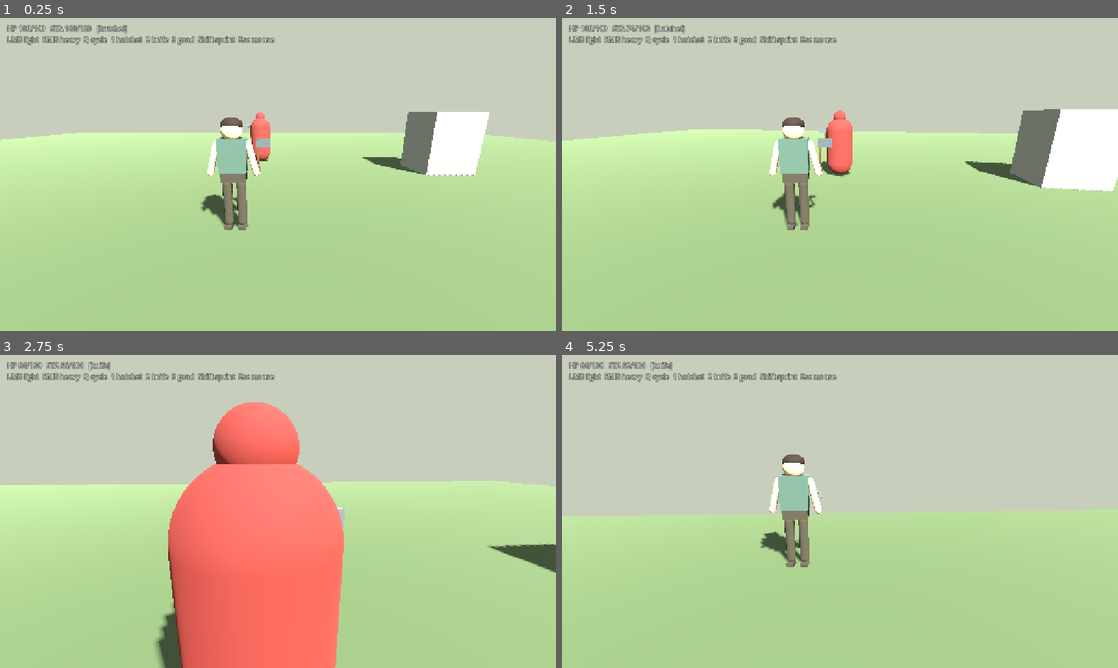
Above: before the commit, frames 1-4 (two rows, left to right).
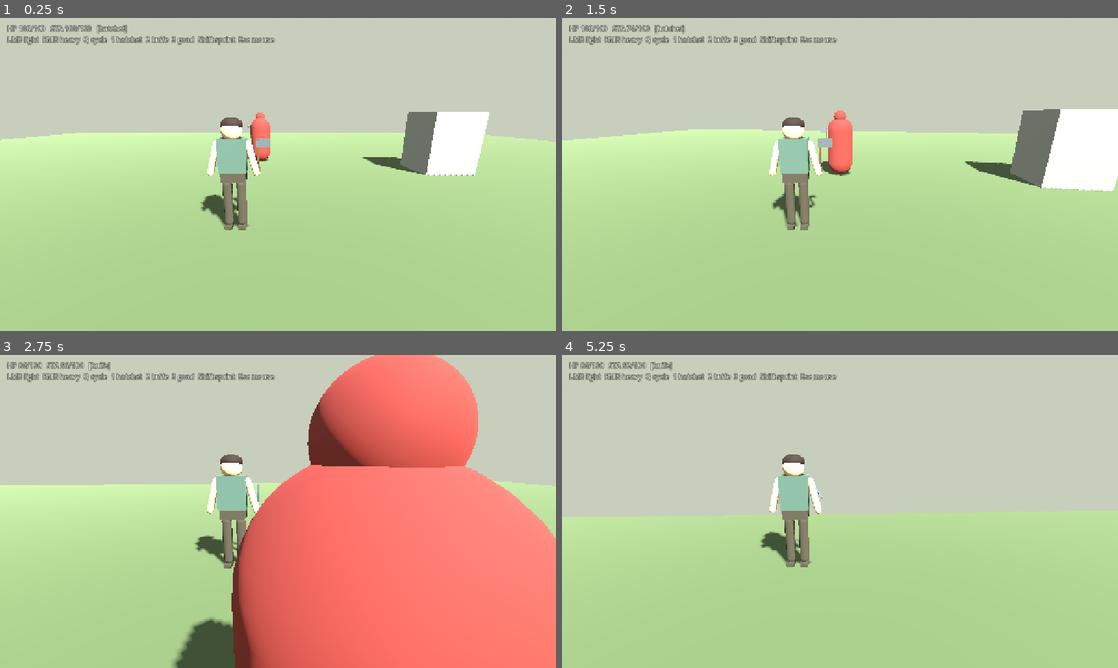
Above: after the commit, the same moments.

Repository: fortins4/devPlayground
Game: Godot game, scene res://scenes/main/main.tscn
Two runs of this game, one before a commit and one after it. Both use one fixed random seed, a clock stepped at 60 frames per second and the inputs below.
Inputs (mouse positions are in pixels of both pictures, inside the frame that each line leads up to):
- Up to frame 1 (0.25 s): no input
- Up to frame 2 (1.5 s): tap Enter at 0.5 s; move the mouse to (867, 174) at 0.52 s; hold Right mouse button (attack_heavy) 0.53-1.28 s; hold W (move_forward) from 0.53 s (still down); click (867, 174) at 0.67 s; tap Space (jump) at 0.77 s; move the mouse to (812, 174) at 1.27 s; click (812, 174) at 1.35 s
- Up to frame 3 (2.75 s): keep holding W (move_forward); tap Space (jump) at 1.52 s; move the mouse to (289, 505) at 2.02 s; hold Q (cycle_weapon) from 2.03 s (still down)
- Up to frame 4 (5.25 s): keep holding W (move_forward); move the mouse to (834, 517) at 2.77 s; release Q (cycle_weapon) at 2.78 s; tap Shift (sprint) at 2.85 s; click (834, 517) at 2.92 s; tap Space (jump) at 3.02, 3.77, 4.52 s; move the mouse to (878, 514) at 3.52 s; hold 3 (weapon_goad) 3.53-4.28 s; move the mouse to (795, 508) at 4.27 s; tap 1 (weapon_hatchet) at 4.35 s; move the mouse to (845, 511) at 5.02 s; hold 2 (weapon_knife) from 5.03 s (still down); click (845, 511) at 5.17 s

The runs differ from the first frame. In frame 1, less than 0.1% of the frame differs, in the area x 44-49%, y 32-46%; in frame 2, less than 0.1%; in frame 3, 50%, in the area x 15-100%, y 0-100%; in frame 4, 0.5%.

Commit message:
feat(combat): hit feedback polish + dummy telegraph counters
Add readable greybox hit confirm (hurt flash, knockback impulse,
floating damage numbers, brief hit-stop) via CombatSystem signals.
Player gets a light screen punch on connect/hurt. Dummy no longer
pure punching bag: telegraphs swings (! / ... + tint), weakly
counters on hit, and staggers if interrupted during telegraph.

Diff:
--- a/scripts/characters/npcs/dummy_fighter.gd
+++ b/scripts/characters/npcs/dummy_fighter.gd
@@ -1,26 +1,46 @@
 extends CharacterBody3D
-## Greybox dummy: faces the player, takes hits, weakly counters when close.
-
-const MOVE_SPEED := 1.6
+## Greybox dummy: faces the player, telegraphs swings, and weakly counters on hit.
+
+const MOVE_SPEED := 1.55
 const AGGRO_RANGE := 12.0
-const ATTACK_RANGE := 1.8
-const ATTACK_COOLDOWN := 1.6
+const ATTACK_RANGE := 1.85
+const ATTACK_COOLDOWN := 2.05
+const COUNTER_COOLDOWN := 2.35
+const TELEGRAPH_TIME := 0.48
+const COUNTER_TELEGRAPH_TIME := 0.38
+const STAGGER_TIME := 0.35
+
+enum State { IDLE, CHASE, TELEGRAPH, RECOVER, STAGGER }
 
 @onready var combat: CombatSystem = $CombatSystem
 @onready var visual: Node3D = $Visual
+@onready var weapon_visual: Node3D = $WeaponVisual
 
 var _player: Node3D
 var _gravity: float = ProjectSettings.get_setting("physics/3d/default_gravity")
-var _attack_cd: float = 1.0
+var _attack_cd: float = 1.2
+var _counter_cd: float = 0.0
 var _death_timer: float = -1.0
+var _state: State = State.IDLE
+var _state_time: float = 0.0
+var _pending_attack_kind: StringName = &"light"
+var _is_counter: bool = false
+var _weapon_rest: Transform3D
+var _telegraph_meshes: Array[MeshInstance3D] = []
+var _warn_label: Label3D
 
 
 func _ready() -> void:
+	if weapon_visual:
+		_weapon_rest = weapon_visual.transform
 	if combat:
 		combat.team = 1
 		combat.starting_weapon = CombatSystem.Weapon.HATCHET
 		combat.set_weapon(CombatSystem.Weapon.HATCHET)
 		combat.died.connect(_on_died)
+		combat.damage_taken.connect(_on_damage_taken)
+		combat.attack_performed.connect(_on_attack_performed)
+	_ensure_warn_label()
 	_find_player()
 
 
@@ -35,8 +55,18 @@
 	if not is_on_floor():
 		velocity.y -= _gravity * delta
 
+	if combat:
+		var kb: Vector3 = combat.consume_knockback()
+		velocity.x += kb.x
+		velocity.z += kb.z
+		velocity.y += kb.y
+
+	_attack_cd = maxf(0.0, _attack_cd - delta)
+	_counter_cd = maxf(0.0, _counter_cd - delta)
+
 	if _player == null or not is_instance_valid(_player):
 		_find_player()
+		_set_state(State.IDLE)
 		velocity.x = move_toward(velocity.x, 0.0, MOVE_SPEED)
 		velocity.z = move_toward(velocity.z, 0.0, MOVE_SPEED)
 		move_and_slide()
@@ -45,29 +75,184 @@
 	var to_player := _player.global_position - global_position
 	to_player.y = 0.0
 	var dist := to_player.length()
+	var dir := to_player.normalized() if dist > 0.05 else Vector3.FORWARD
 
 	if dist < AGGRO_RANGE and dist > 0.05:
-		var dir := to_player.normalized()
-		# Face player
 		var target_yaw := atan2(-dir.x, -dir.z)
-		rotation.y = lerp_angle(rotation.y, target_yaw, 6.0 * delta)
-
-		if combat and combat.can_move() and dist > ATTACK_RANGE * 0.85:
-			velocity.x = dir.x * MOVE_SPEED
-			velocity.z = dir.z * MOVE_SPEED
-		else:
+		var turn_rate := 8.0 if _state == State.TELEGRAPH else 6.0
+		rotation.y = lerp_angle(rotation.y, target_yaw, turn_rate * delta)
+
+	_state_time += delta
+	match _state:
+		State.STAGGER:
+			velocity.x = move_toward(velocity.x, 0.0, MOVE_SPEED * 6.0 * delta)
+			velocity.z = move_toward(velocity.z, 0.0, MOVE_SPEED * 6.0 * delta)
+			if _state_time >= STAGGER_TIME:
+				_set_state(State.CHASE)
+		State.TELEGRAPH:
+			velocity.x = move_toward(velocity.x, 0.0, MOVE_SPEED * 8.0 * delta)
+			velocity.z = move_toward(velocity.z, 0.0, MOVE_SPEED * 8.0 * delta)
+			var need := COUNTER_TELEGRAPH_TIME if _is_counter else TELEGRAPH_TIME
+			if _state_time >= need:
+				_release_attack()
+		State.RECOVER:
 			velocity.x = move_toward(velocity.x, 0.0, MOVE_SPEED * 4.0 * delta)
 			velocity.z = move_toward(velocity.z, 0.0, MOVE_SPEED * 4.0 * delta)
-
-		_attack_cd = maxf(0.0, _attack_cd - delta)
-		if combat and dist <= ATTACK_RANGE and _attack_cd <= 0.0 and combat.can_move():
-			if combat.try_attack(&"light"):
-				_attack_cd = ATTACK_COOLDOWN
+			if combat == null or combat.can_move():
+				_set_state(State.CHASE)
+		State.CHASE, State.IDLE:
+			if dist >= AGGRO_RANGE:
+				_set_state(State.IDLE)
+				velocity.x = move_toward(velocity.x, 0.0, MOVE_SPEED)
+				velocity.z = move_toward(velocity.z, 0.0, MOVE_SPEED)
+			else:
+				_set_state(State.CHASE)
+				if combat and combat.can_move() and dist > ATTACK_RANGE * 0.85:
+					velocity.x = dir.x * MOVE_SPEED
+					velocity.z = dir.z * MOVE_SPEED
+				else:
+					velocity.x = move_toward(velocity.x, 0.0, MOVE_SPEED * 4.0 * delta)
+					velocity.z = move_toward(velocity.z, 0.0, MOVE_SPEED * 4.0 * delta)
+				# Opportunistic (non-counter) swing — readable telegraph first.
+				if (
+					combat
+					and dist <= ATTACK_RANGE
+					and _attack_cd <= 0.0
+					and combat.can_move()
+					and _state != State.TELEGRAPH
+				):
+					_begin_telegraph(&"light", false)
+
+	move_and_slide()
+
+
+func _begin_telegraph(kind: StringName, is_counter: bool) -> void:
+	if combat == null or combat.is_dead or combat.is_attacking:
+		return
+	if _state == State.TELEGRAPH or _state == State.STAGGER:
+		return
+	_pending_attack_kind = kind
+	_is_counter = is_counter
+	_set_state(State.TELEGRAPH)
+	_show_telegraph_visual(true, is_counter)
+	# Cock weapon into windup pose so the swing is readable in greybox.
+	if weapon_visual and combat:
+		var poses: Dictionary = combat.call("_swing_poses", kind)
+		weapon_visual.rotation_degrees = poses["windup_rot"]
+		weapon_visual.position = poses["windup_pos"]
+
+
+func _release_attack() -> void:
+	_show_telegraph_visual(false, false)
+	if combat == null or combat.is_dead:
+		_set_state(State.CHASE)
+		return
+	# Let CombatSystem drive the actual Tween swing + hitbox.
+	if weapon_visual:
+		weapon_visual.transform = _weapon_rest
+	var ok: bool = combat.try_attack(_pending_attack_kind)
+	if ok:
+		_attack_cd = ATTACK_COOLDOWN
+		if _is_counter:
+			_counter_cd = COUNTER_COOLDOWN
+		_set_state(State.RECOVER)
 	else:
-		velocity.x = move_toward(velocity.x, 0.0, MOVE_SPEED)
-		velocity.z = move_toward(velocity.z, 0.0, MOVE_SPEED)
-
-	move_and_slide()
+		_set_state(State.CHASE)
+	_is_counter = false
+
+
+func _on_damage_taken(_amount: float, from: Node) -> void:
+	# Hit during telegraph cancels the swing — player can interrupt by pressing.
+	if _state == State.TELEGRAPH:
+		_cancel_telegraph_stagger()
+		return
+	# Reactive weak counter if close enough and off cooldown.
+	if _counter_cd > 0.0 or combat == null or combat.is_dead:
+		return
+	if _player == null or not is_instance_valid(_player):
+		return
+	if from != null and from != _player:
+		# Only counter the player for this greybox slice.
+		pass
+	var dist := global_position.distance_to(_player.global_position)
+	if dist <= ATTACK_RANGE * 1.15 and combat.can_move() and _state != State.RECOVER:
+		# Slight delay so the hurt flash reads before the counter telegraph.
+		_counter_cd = COUNTER_COOLDOWN
+		await get_tree().create_timer(0.12).timeout
+		if not is_instance_valid(self) or combat == null or combat.is_dead:
+			return
+		if _state == State.STAGGER:
+			return
+		var still_close := global_position.distance_to(_player.global_position) <= ATTACK_RANGE * 1.25
+		if still_close and combat.can_move():
+			_begin_telegraph(&"light", true)
+
+
+func _cancel_telegraph_stagger() -> void:
+	_show_telegraph_visual(false, false)
+	if weapon_visual:
+		weapon_visual.transform = _weapon_rest
+	_is_counter = false
+	_set_state(State.STAGGER)
+	_attack_cd = maxf(_attack_cd, 0.55)
+
+
+func _on_attack_performed(_attacker: Node, _kind: StringName, _weapon: StringName) -> void:
+	# After CombatSystem starts its swing tween, stay in recover until can_move.
+	if _state != State.RECOVER:
+		_set_state(State.RECOVER)
+
+
+func _set_state(next: State) -> void:
+	if _state == next:
+		if next != State.TELEGRAPH:
+			return
+	_state = next
+	_state_time = 0.0
+
+
+func _show_telegraph_visual(on: bool, is_counter: bool) -> void:
+	if _warn_label:
+		_warn_label.visible = on
+		if on:
+			_warn_label.text = "!" if is_counter else "..."
+			_warn_label.modulate = Color(1.0, 0.55, 0.15, 1.0) if is_counter else Color(1.0, 0.9, 0.35, 1.0)
+	# Warm tint on body during telegraph so intent reads without animations.
+	if not on:
+		for mesh in _telegraph_meshes:
+			if is_instance_valid(mesh):
+				mesh.material_overlay = null
+		_telegraph_meshes.clear()
+		return
+	var tint := StandardMaterial3D.new()
+	tint.shading_mode = BaseMaterial3D.SHADING_MODE_UNSHADED
+	tint.albedo_color = Color(1.0, 0.55, 0.2, 0.55) if is_counter else Color(1.0, 0.85, 0.25, 0.4)
+	tint.transparency = BaseMaterial3D.TRANSPARENCY_ALPHA
+	_telegraph_meshes.clear()
+	if visual:
+		_gather_meshes(visual, _telegraph_meshes)
+	for mesh in _telegraph_meshes:
+		mesh.material_overlay = tint
+
+
+func _gather_meshes(node: Node, out: Array[MeshInstance3D]) -> void:
+	if node is MeshInstance3D:
+		out.append(node as MeshInstance3D)
+	for child in node.get_children():
+		_gather_meshes(child, out)
+
+
+func _ensure_warn_label() -> void:
+	_warn_label = Label3D.new()
+	_warn_label.name = "TelegraphWarn"
+	_warn_label.text = "!"
+	_warn_label.font_size = 64
+	_warn_label.billboard = BaseMaterial3D.BILLBOARD_ENABLED
+	_warn_label.no_depth_test = true
+	_warn_label.pixel_size = 0.005
+	_warn_label.position = Vector3(0.0, 2.15, 0.0)
+	_warn_label.visible = false
+	add_child(_warn_label)
 
 
 func _find_player() -> void:
@@ -75,6 +260,7 @@
 
 
 func _on_died(_victim: Node) -> void:
+	_show_telegraph_visual(false, false)
 	_death_timer = 2.2
 	collision_layer = 0
 	collision_mask = 0
--- a/scripts/characters/player/player_controller.gd
+++ b/scripts/characters/player/player_controller.gd
@@ -17,14 +17,20 @@
 var _jump_buffered: bool = false
 var _arm_base_transform: Transform3D
 var _arm_tween: Tween
+var _camera_base_pos: Vector3
+var _punch_tween: Tween
 
 
 func _ready() -> void:
 	Input.mouse_mode = Input.MOUSE_MODE_CAPTURED
 	if right_arm:
 		_arm_base_transform = right_arm.transform
+	if camera:
+		_camera_base_pos = camera.position
 	if combat:
 		combat.attack_performed.connect(_on_attack_performed)
+		combat.hit_landed.connect(_on_hit_landed)
+		combat.damage_taken.connect(_on_damage_taken)
 		combat.died.connect(_on_died)
 
 
@@ -94,6 +100,10 @@
 	velocity.x = horiz.x
 	velocity.z = horiz.z
 
+	if combat:
+		var kb: Vector3 = combat.consume_knockback()
+		velocity += kb
+
 	move_and_slide()
 	_update_arm_swing(delta)
 
@@ -154,6 +164,29 @@
 		return
 
 
+func _on_hit_landed(_attacker: Node, _target: Node, damage: float, kind: StringName) -> void:
+	# Screen punch on connecting hits (reads better with hit-stop from CombatSystem).
+	var amp := 0.055 if kind == &"heavy" else 0.03
+	amp *= clampf(damage / 14.0, 0.75, 1.4)
+	_screen_punch(amp)
+
+
+func _on_damage_taken(amount: float, _from: Node) -> void:
+	_screen_punch(0.07 if amount >= 12.0 else 0.045)
+
+
+func _screen_punch(amount: float) -> void:
+	if camera == null:
+		return
+	if _punch_tween and _punch_tween.is_valid():
+		_punch_tween.kill()
+		camera.position = _camera_base_pos
+	var kick := Vector3(randf_range(-amount, amount), amount * 0.65, amount * 0.35)
+	_punch_tween = create_tween()
+	_punch_tween.tween_property(camera, "position", _camera_base_pos + kick, 0.035).set_trans(Tween.TRANS_QUAD).set_ease(Tween.EASE_OUT)
+	_punch_tween.tween_property(camera, "position", _camera_base_pos, 0.1).set_trans(Tween.TRANS_SINE).set_ease(Tween.EASE_OUT)
+
+
 func _on_died(_victim: Node) -> void:
 	# Keep camera; player ragdoll deferred — just stop combat inputs via combat.is_dead
 	pass
--- a/systems/combat/combat_system.gd
+++ b/systems/combat/combat_system.gd
@@ -6,6 +6,7 @@
 
 signal attack_performed(attacker: Node, kind: StringName, weapon: StringName)
 signal hit_landed(attacker: Node, target: Node, damage: float, kind: StringName)
+signal damage_taken(amount: float, from: Node)
 signal stamina_changed(current: float, maximum: float)
 signal health_changed(current: float, maximum: float)
 signal blocked(defender: Node, attacker: Node, mitigated: float)
@@ -27,6 +28,13 @@
 @export var team: int = 0 ## 0 = player allies, 1 = hostiles
 @export var starting_weapon: Weapon = Weapon.HATCHET
 @export var enable_block: bool = false ## Shield later; off for cattle-farm starter kit
+@export var enable_hit_feedback: bool = true
+@export var hurt_flash_secs: float = 0.14
+@export var knockback_light: float = 2.8
+@export var knockback_heavy: float = 4.6
+@export var hit_stop_light: float = 0.045
+@export var hit_stop_heavy: float = 0.075
+@export var show_damage_numbers: bool = true
 
 var health: float = 100.0
 var stamina: float = 100.0
@@ -45,6 +53,10 @@
 var _weapon_rest_transform: Transform3D
 var _swing_tween: Tween
 var _last_attack_kind: StringName = &"light"
+var knockback_vel: Vector3 = Vector3.ZERO
+var _hurt_flash_tween: Tween
+var _hit_stop_running: bool = false
+var _mesh_overlays: Array[MeshInstance3D] = []
 
 # Per-weapon attack profiles: light / heavy
 const PROFILES := {
@@ -93,6 +105,11 @@
 
 
 func _physics_process(delta: float) -> void:
+	if knockback_vel.length_squared() > 0.0001:
+		knockback_vel = knockback_vel.move_toward(Vector3.ZERO, 28.0 * delta)
+	else:
+		knockback_vel = Vector3.ZERO
+
 	if is_dead:
 		return
 
@@ -204,6 +221,9 @@
 			return 0.0
 	health = maxf(0.0, health - amount)
 	health_changed.emit(health, max_health)
+	damage_taken.emit(amount, from)
+	if enable_hit_feedback:
+		_play_hurt_feedback(amount, from)
 	if health <= 0.0:
 		_die()
 	return amount
@@ -289,6 +309,8 @@
 	var dealt := other.apply_damage(damage, _owner_body, facing_ok)
 	if dealt > 0.0:
 		hit_landed.emit(_owner_body, other.get_parent(), dealt, kind)
+		if enable_hit_feedback:
+			_play_hit_confirm(kind)
 
 
 func _is_frontal(other: CombatSystem) -> bool:
@@ -444,3 +466,132 @@
 		_swing_tween.kill()
 	if _weapon_visual:
 		_weapon_visual.transform = _weapon_rest_transform
+
+func consume_knockback() -> Vector3:
+	## Character controllers should add this to velocity each physics frame.
+	var v := knockback_vel
+	knockback_vel = Vector3.ZERO
+	return v
+
+
+func peek_knockback() -> Vector3:
+	return knockback_vel
+
+
+func _play_hurt_feedback(amount: float, from: Node) -> void:
+	_flash_hurt_meshes()
+	_apply_knockback_from(from, amount)
+	if show_damage_numbers:
+		_spawn_damage_number(amount)
+
+
+func _play_hit_confirm(kind: StringName) -> void:
+	# Brief hit-stop so contact reads; ignore_time_scale timer restores scale.
+	if _hit_stop_running:
+		return
+	var dur := hit_stop_heavy if kind == &"heavy" else hit_stop_light
+	if dur <= 0.0:
+		return
+	_hit_stop_running = true
+	var prev := Engine.time_scale
+	Engine.time_scale = 0.08 if kind == &"heavy" else 0.12
+	await get_tree().create_timer(dur, true, false, true).timeout
+	Engine.time_scale = prev if prev > 0.01 else 1.0
+	_hit_stop_running = false
+
+
+func _flash_hurt_meshes() -> void:
+	if _hurt_flash_tween and _hurt_flash_tween.is_valid():
+		_hurt_flash_tween.kill()
+	_clear_hurt_flash()
+	var meshes := _collect_visual_meshes()
+	if meshes.is_empty():
+		return
+	var flash := StandardMaterial3D.new()
+	flash.shading_mode = BaseMaterial3D.SHADING_MODE_UNSHADED
+	flash.albedo_color = Color(1.0, 0.45, 0.35, 0.85)
+	flash.transparency = BaseMaterial3D.TRANSPARENCY_ALPHA
+	for mesh in meshes:
+		mesh.material_overlay = flash
+		_mesh_overlays.append(mesh)
+	_hurt_flash_tween = create_tween()
+	_hurt_flash_tween.tween_interval(hurt_flash_secs)
+	_hurt_flash_tween.tween_callback(_clear_hurt_flash)
+
+
+func _clear_hurt_flash() -> void:
+	for mesh in _mesh_overlays:
+		if is_instance_valid(mesh):
+			mesh.material_overlay = null
+	_mesh_overlays.clear()
+
+
+func _collect_visual_meshes() -> Array[MeshInstance3D]:
+	var out: Array[MeshInstance3D] = []
+	if _owner_body == null:
+		return out
+	var visual := _owner_body.get_node_or_null("Visual")
+	if visual == null:
+		return out
+	_gather_meshes(visual, out)
+	return out
+
+
+func _gather_meshes(node: Node, out: Array[MeshInstance3D]) -> void:
+	if node is MeshInstance3D:
+		out.append(node as MeshInstance3D)
+	for child in node.get_children():
+		_gather_meshes(child, out)
+
+
+func _apply_knockback_from(from: Node, amount: float) -> void:
+	if _owner_body == null:
+		return
+	var origin := _owner_body.global_position
+	var src_pos := origin + Vector3(0.0, 0.0, 1.0)
+	if from is Node3D:
+		src_pos = (from as Node3D).global_position
+	var dir := origin - src_pos
+	dir.y = 0.0
+	if dir.length_squared() < 0.0001:
+		dir = -_owner_body.global_transform.basis.z
+		dir.y = 0.0
+	dir = dir.normalized()
+	var strength := knockback_light
+	if amount >= 22.0:
+		strength = knockback_heavy
+	elif amount >= 16.0:
+		strength = lerpf(knockback_light, knockback_heavy, 0.5)
+	# Scale slightly by damage so lights nudge, heavies shove.
+	strength *= clampf(amount / 14.0, 0.7, 1.35)
+	knockback_vel += dir * strength + Vector3(0.0, 1.1, 0.0) * (0.35 if amount >= 22.0 else 0.15)
+
+
+func _spawn_damage_number(amount: float) -> void:
+	if _owner_body == null:
+		return
+	var label := Label3D.new()
+	label.text = "%d" % int(round(amount))
+	label.font_size = 48
+	label.modulate = Color(1.0, 0.85, 0.35, 1.0)
+	label.outline_modulate = Color(0.1, 0.05, 0.0, 1.0)
+	label.outline_size = 8
+	label.billboard = BaseMaterial3D.BILLBOARD_ENABLED
+	label.no_depth_test = true
+	label.pixel_size = 0.0045
+	var parent_node: Node = _owner_body.get_parent()
+	var anchor := _owner_body.global_position + Vector3(
+		randf_range(-0.15, 0.15), 1.55, randf_range(-0.1, 0.1)
+	)
+	if parent_node:
+		parent_node.add_child(label)
+	else:
+		_owner_body.add_child(label)
+	label.global_position = anchor
+	var tw := label.create_tween()
+	var end_pos := label.global_position + Vector3(0.0, 0.85, 0.0)
+	tw.set_parallel(true)
+	tw.tween_property(label, "global_position", end_pos, 0.55).set_trans(Tween.TRANS_QUAD).set_ease(Tween.EASE_OUT)
+	tw.tween_property(label, "modulate:a", 0.0, 0.55).set_trans(Tween.TRANS_SINE).set_ease(Tween.EASE_IN)
+	tw.set_parallel(false)
+	tw.tween_callback(label.queue_free)
--- /dev/null
+++ b/tools/capture_combat_feel_screenshots.gd
@@ -0,0 +1,207 @@
+extends SceneTree
+## Capture hit-feedback + dummy counter poses for combat-feel polish proof.
+
+
+func _initialize() -> void:
+	_run_capture()
+
+
+func _run_capture() -> void:
+	var out_dir := "/workspace/riocht-builds/screenshots/feel"
+	DirAccess.make_dir_recursive_absolute(out_dir)
+
+	var vp := SubViewport.new()
+	vp.size = Vector2i(1280, 720)
+	vp.render_target_update_mode = SubViewport.UPDATE_ALWAYS
+	vp.transparent_bg = false
+	root.add_child(vp)
+
+	var world := Node3D.new()
+	world.name = "FeelCaptureRoot"
+	vp.add_child(world)
+
+	var env := WorldEnvironment.new()
+	var environment := Environment.new()
+	environment.background_mode = Environment.BG_COLOR
+	environment.background_color = Color(0.42, 0.52, 0.6)
+	environment.ambient_light_source = Environment.AMBIENT_SOURCE_COLOR
+	environment.ambient_light_color = Color(0.92, 0.92, 0.95)
+	environment.ambient_light_energy = 1.05
+	env.environment = environment
+	world.add_child(env)
+
+	var light := DirectionalLight3D.new()
+	light.light_energy = 1.25
+	light.rotation_degrees = Vector3(-48.0, 35.0, 0.0)
+	world.add_child(light)
+
+	var fill := DirectionalLight3D.new()
+	fill.light_energy = 0.4
+	fill.rotation_degrees = Vector3(-18.0, -95.0, 0.0)
+	world.add_child(fill)
+
+	var ground := MeshInstance3D.new()
+	var plane := PlaneMesh.new()
+	plane.size = Vector2(24, 24)
+	ground.mesh = plane
+	var gmat := StandardMaterial3D.new()
+	gmat.albedo_color = Color(0.28, 0.36, 0.24)
+	ground.material_override = gmat
+	world.add_child(ground)
+
+	var player_packed := load("res://scenes/characters/player/player.tscn") as PackedScene
+	var dummy_packed := load("res://scenes/characters/npcs/dummy_fighter.tscn") as PackedScene
+	var player := player_packed.instantiate() as Node3D
+	var dummy := dummy_packed.instantiate() as CharacterBody3D
+	world.add_child(player)
+	world.add_child(dummy)
+	player.global_position = Vector3(0.0, 0.0, 0.6)
+	player.rotation_degrees.y = 10.0
+	dummy.global_position = Vector3(0.15, 0.0, -1.15)
+	dummy.rotation_degrees.y = 180.0
+
+	var pcam := player.get_node_or_null("CameraPivot/Camera3D") as Camera3D
+	if pcam:
+		pcam.current = false
+
+	var cam := Camera3D.new()
+	cam.fov = 48.0
+	world.add_child(cam)
+	cam.look_at_from_position(Vector3(2.35, 1.65, 2.1), Vector3(0.1, 1.2, -0.35), Vector3.UP)
+	cam.current = true
+
+	# Let nodes enter tree fully before posing.
+	await process_frame
+	await process_frame
+	await process_frame
+
+	var pcombat := player.get_node("CombatSystem") as CombatSystem
+	var dcombat := dummy.get_node("CombatSystem") as CombatSystem
+	pcombat.set_weapon(CombatSystem.Weapon.HATCHET)
+	dcombat.set_weapon(CombatSystem.Weapon.HATCHET)
+	pcombat.hit_stop_light = 0.0
+	pcombat.hit_stop_heavy = 0.0
+	dcombat.hit_stop_light = 0.0
+	dcombat.hit_stop_heavy = 0.0
+
+	var pweapon := player.get_node("WeaponVisual") as Node3D
+	var dweapon := dummy.get_node("WeaponVisual") as Node3D
+	var right_arm := player.get_node("Visual/RightArm") as MeshInstance3D
+	var arm_base := right_arm.transform
+
+	await _shot(vp, out_dir, "01_faceoff_idle")
+
+	_pose_attacker(pcombat, pweapon, right_arm, arm_base, &"light", "contact")
+	dcombat.call("_play_hurt_feedback", 14.0, player)
+	await process_frame
+	await process_frame
+	await _shot(vp, out_dir, "02_player_hit_flash_dmgnum")
+
+	_cleanup_fx(world, pcombat, dcombat)
+	_reset_dummy(dummy)
+	pcombat.reset_weapon_pose()
+	right_arm.transform = arm_base
+	dummy.global_position = Vector3(0.15, 0.0, -1.15)
+	if dummy.has_method("_begin_telegraph"):
+		dummy.call("_begin_telegraph", &"light", true)
+	await process_frame
+	await process_frame
+	await _shot(vp, out_dir, "03_dummy_counter_telegraph")
+
+	_cleanup_fx(world, pcombat, dcombat)
+	if dummy.has_method("_show_telegraph_visual"):
+		dummy.call("_show_telegraph_visual", false, false)
+	_pose_attacker(dcombat, dweapon, null, Transform3D(), &"light", "contact")
+	pcombat.call("_play_hurt_feedback", 14.0, dummy)
+	# Nudge camera slightly side-on so both read
+	cam.look_at_from_position(Vector3(2.6, 1.7, 1.4), Vector3(0.05, 1.15, -0.2), Vector3.UP)
+	await process_frame
+	await process_frame
+	await _shot(vp, out_dir, "04_dummy_counter_contact_player_flash")
+
+	_cleanup_fx(world, pcombat, dcombat)
+	dcombat.reset_weapon_pose()
+	cam.look_at_from_position(Vector3(2.35, 1.65, 2.1), Vector3(0.1, 1.2, -0.35), Vector3.UP)
+	_pose_attacker(pcombat, pweapon, right_arm, arm_base, &"heavy", "contact")
+	dcombat.call("_play_hurt_feedback", 28.0, player)
+	dummy.global_position += Vector3(0.05, 0.0, -0.4)
+	await process_frame
+	await process_frame
+	await _shot(vp, out_dir, "05_heavy_hit_knockback_read")
+
+	_cleanup_fx(world, pcombat, dcombat)
+	_reset_dummy(dummy)
+	pcombat.reset_weapon_pose()
+	right_arm.transform = arm_base
+	player.global_position = Vector3(0.0, 0.0, 0.6)
+	dummy.global_position = Vector3(0.15, 0.0, -1.15)
+	cam.look_at_from_position(Vector3(2.35, 1.65, 2.1), Vector3(0.1, 1.2, -0.35), Vector3.UP)
+	if dummy.has_method("_begin_telegraph"):
+		dummy.call("_begin_telegraph", &"light", false)
+	await process_frame
+	await process_frame
+	await _shot(vp, out_dir, "06_dummy_opportunistic_telegraph")
+
+	print("CAPTURE_FEEL_DONE")
+	quit(0)
+
+
+func _cleanup_fx(world: Node, pcombat: CombatSystem, dcombat: CombatSystem) -> void:
+	pcombat.call("_clear_hurt_flash")
+	dcombat.call("_clear_hurt_flash")
+	for child in world.get_children():
+		if child is Label3D:
+			child.queue_free()
+
+
+func _reset_dummy(dummy: Node) -> void:
+	if dummy.has_method("_show_telegraph_visual"):
+		dummy.call("_show_telegraph_visual", false, false)
+	if dummy.has_method("_set_state"):
+		# State.CHASE == 1
+		dummy.call("_set_state", 1)
+	var dweapon := dummy.get_node_or_null("WeaponVisual") as Node3D
+	var dcombat := dummy.get_node_or_null("CombatSystem") as CombatSystem
+	if dcombat:
+		dcombat.reset_weapon_pose()
+	dummy.set("_is_counter", false)
+
+
+func _pose_attacker(
+	combat: CombatSystem,
+	weapon_visual: Node3D,
+	right_arm: MeshInstance3D,
+	arm_base: Transform3D,
+	kind: StringName,
+	pose: String
+) -> void:
+	combat.reset_weapon_pose()
+	var poses: Dictionary = combat.call("_swing_poses", kind)
+	weapon_visual.rotation_degrees = poses["%s_rot" % pose]
+	weapon_visual.position = poses["%s_pos" % pose]
+	if right_arm == null:
+		return
+	var heavy := kind == &"heavy"
+	var base := arm_base.basis.get_euler()
+	match pose:
+		"windup":
+			right_arm.rotation = base + Vector3(
+				deg_to_rad(-25.0 if heavy else -12.0), 0.0, deg_to_rad(-0.55 if heavy else -0.35)
+			)
+		"contact":
+			right_arm.rotation = base + Vector3(
+				deg_to_rad(20.0 if heavy else 10.0), 0.0, deg_to_rad(0.55 if heavy else 0.35)
+			)
+		"follow":
+			right_arm.rotation = base + Vector3(
+				deg_to_rad(45.0 if heavy else 28.0), 0.0, deg_to_rad(0.95 if heavy else 0.65)
+			)
+
+
+func _shot(vp: SubViewport, out_dir: String, name: String) -> void:
+	await process_frame
+	await process_frame
+	var img: Image = vp.get_texture().get_image()
+	var path := "%s/%s.png" % [out_dir, name]
+	var err := img.save_png(path)
+	print("WROTE ", path, " err=", err)
Not shown, added: scripts/characters/npcs/dummy_fighter.gd.uid
Not shown, added: tools/capture_combat_feel_screenshots.gd.uid
